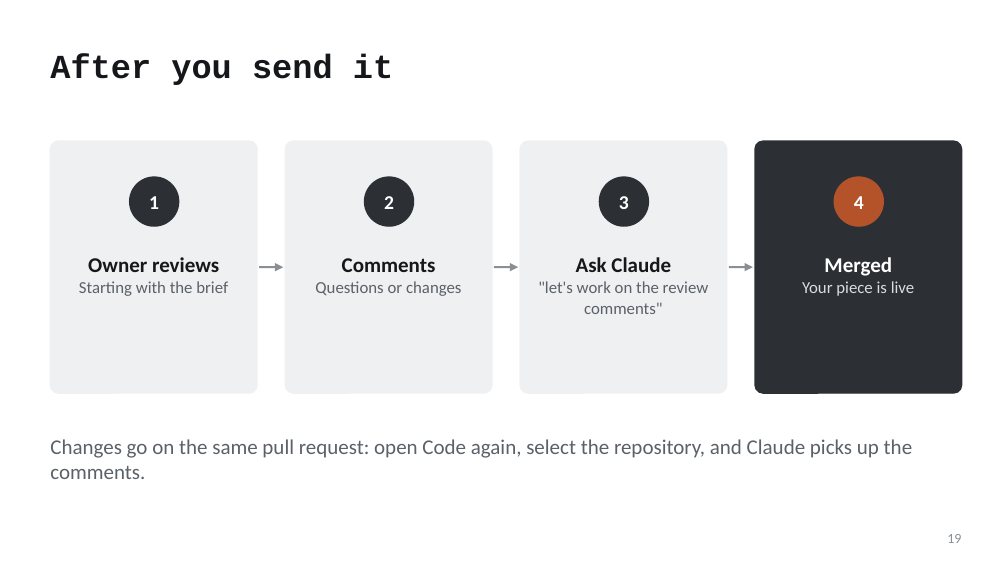
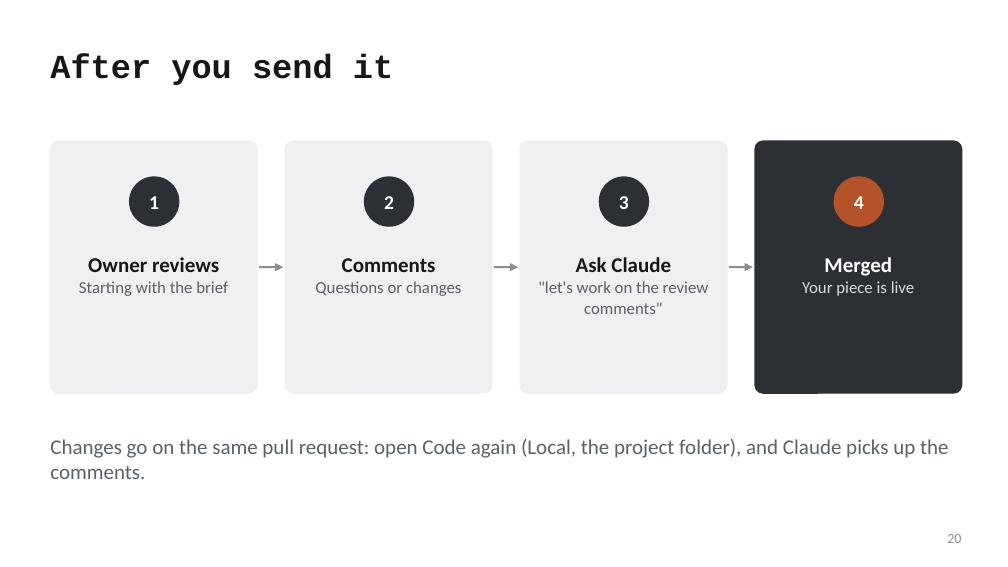
Before and after one commit to mfprado/acrylic-furniture, a slide deck: slide 20 of docs/contributing-guide.pptx (slide 19 before the commit). Drawn at 1008x567 pixels with LibreOffice and Linux fonts; fonts in the diff are those of the drawing. Boxes give left, top, right and bottom in pixels: in the first picture for what was removed or moved away, otherwise in the second. Text is boxed around its words. In the diff, an @@ line names an element or a change of style, - is before the commit and + after.

```diff
--- a/docs/contributing-guide.pptx
+++ b/docs/contributing-guide.pptx
@@ text at [50,439,948,479]: text changed @@
-Changes go on the same pull request: open Code again, select the repository, and Claude picks up the comments.
+Changes go on the same pull request: open Code again (Local, the project folder), and Claude picks up the comments.
@@ page number at [947,534,961,543]: text changed @@
-19
+20
```
Also in this commit, not shown: 4 other slides changed, 1 slide added, 7 other files.
